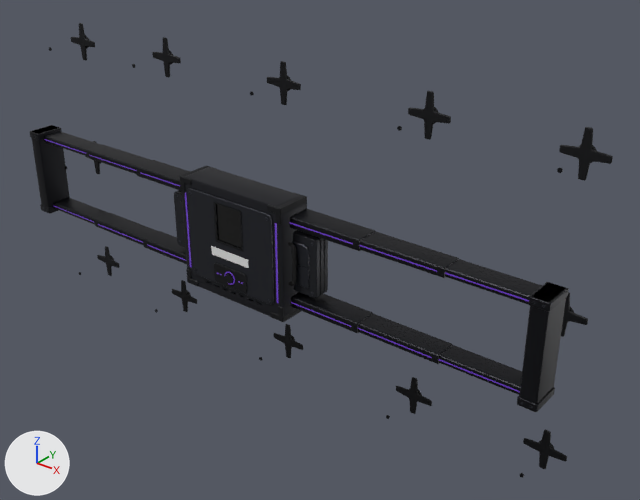
Before and after pictures for a commit that changed the glTF model gadgets/crx7-wallseal/crx7-wallseal-xl.glb.
Before and after are seen from a 50 mm camera at (3.35, -3.58, 3.27) aimed at (0.31, 0.22, 0.91). Every picture has the same lights, and +X, +Y and +Z are marked at lower left. The picture after the commit comes second. Both versions are drawn at frame 22 of the action 'deploy'; the numbers are the values there.

In view in the first picture: 'beam_bottom_right_1_tube', 'beam_bottom_right_2_tube', 'beam_bottom_right_3_tube', 'beam_top_left_2_tube', 'beam_top_right_1_tube', 'beam_top_right_2_tube', 'beam_top_right_3_tube', 'core_bezel', 'core_housing', 'panel_plate.015', 'rail_left_sleeve', 'rail_right_sleeve' and 41 more.
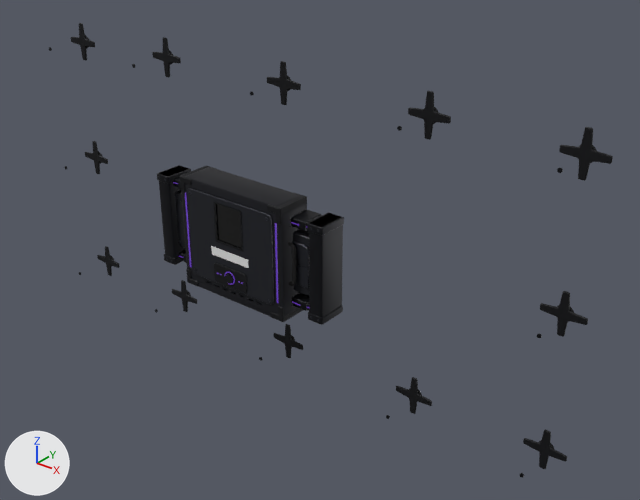
Not drawn themselves, but carrying or shaping drawn objects: ob_rail_left, ob_rail_right, ob_beam_top_left_1, ob_beam_top_left_2, ob_beam_top_left_3, ob_beam_top_right_1, ob_beam_top_right_2, ob_beam_top_right_3, ob_beam_bottom_left_1, ob_beam_bottom_left_2, ob_beam_bottom_left_3, ob_beam_bottom_right_1, ob_beam_bottom_right_2, ob_beam_bottom_right_3.

Boxes (x1, y1, x2, y2) around the edits, measured in the pictures (640 x 500 px):
'rail_right_sleeve', moved
    before: (517, 282, 569, 412)
    after: (307, 212, 344, 325)
'rail_left_sleeve', moved
    before: (30, 125, 70, 214)
    after: (157, 165, 191, 265)
'beam_top_right_2_tube', moved
    before: (360, 231, 459, 278)
    after: (291, 210, 321, 231)
'beam_bottom_right_2_tube', moved
    before: (358, 314, 452, 364)
    after: (292, 293, 309, 311)
'beam_top_right_3_tube', moved (mostly hidden afterwards)
    before: (445, 259, 542, 305)
    after: (306, 215, 322, 230)
'beam_bottom_right_3_tube', moved (mostly hidden afterwards)
    before: (439, 345, 522, 395)
    after: (307, 302, 309, 310)
'beam_top_right_1_tube', moved
    before: (290, 209, 375, 251)
    after: (290, 209, 307, 228)
'beam_bottom_right_1_tube', moved
    before: (291, 292, 373, 333)
    after: (291, 292, 300, 307)
'beam_bottom_left_2_tube', moved
    before: (94, 213, 159, 246)
    after: (183, 253, 187, 263)
'beam_top_left_2_tube', moved
    before: (86, 144, 152, 174)
    after: (178, 179, 180, 189)
'beam_top_left_1_tube', moved (not visible afterwards)
    before: (136, 160, 190, 191)
'beam_bottom_left_1_tube', moved (not visible afterwards)
    before: (143, 231, 187, 264)
'beam_bottom_left_3_tube', moved (mostly hidden afterwards)
    before: (53, 197, 108, 225)
    after: (179, 249, 186, 260)
'beam_top_left_3_tube', moved (mostly hidden afterwards)
    before: (44, 131, 101, 156)
    after: (173, 177, 180, 187)
'beam_top_right_3_led', moved (not visible afterwards)
    before: (445, 272, 529, 302)
'beam_bottom_right_3_led', moved (not visible afterwards)
    before: (439, 359, 520, 393)
'beam_bottom_right_2_led', moved
    before: (358, 328, 432, 358)
    after: (292, 301, 300, 306)
'beam_top_right_2_led', moved (not visible afterwards)
    before: (360, 245, 437, 272)
'beam_top_right_1_led', moved (not visible afterwards)
    before: (290, 222, 353, 245)
'beam_bottom_right_1_led', moved (not visible afterwards)
    before: (291, 302, 351, 327)
'beam_top_left_3_led', moved (not visible afterwards)
    before: (44, 139, 86, 154)
'beam_top_left_2_led', moved (not visible afterwards)
    before: (90, 155, 136, 171)
'beam_bottom_left_2_led', moved (not visible afterwards)
    before: (98, 224, 143, 243)
'beam_bottom_left_3_led', moved (not visible afterwards)
    before: (53, 205, 94, 222)
'beam_top_left_1_led', moved (not visible afterwards)
    before: (140, 172, 180, 186)
'beam_bottom_left_1_led', moved (not visible afterwards)
    before: (147, 244, 186, 261)
'rail_right_sleeve_bolts', moved
    before: (521, 301, 545, 408)
    after: (310, 227, 319, 321)

Diff of the bpy script that builds the scene:
```diff
--- a/gadgets/crx7-wallseal/crx7-wallseal-xl.glb.py
+++ b/gadgets/crx7-wallseal/crx7-wallseal-xl.glb.py
@@ ob_rail_left @@
 ob_rail_left.parent = ob_crx7_wallseal_xl
-ob_rail_left.location = (-1.917, 0.0, 1.0)
+ob_rail_left.location = (-0.601, 0.0, 1.0)
@@ ob_rail_right @@
 ob_rail_right.parent = ob_crx7_wallseal_xl
-ob_rail_right.location = (1.917, 0.0, 1.0)
+ob_rail_right.location = (0.601, 0.0, 1.0)
@@ ob_beam_top_left_1 @@
 ob_beam_top_left_1.parent = ob_beam_top
-ob_beam_top_left_1.location = (-0.592, 0.0, 0.0)
+ob_beam_top_left_1.location = (-0.118, 0.0, 0.0)
@@ ob_beam_top_left_2 @@
 ob_beam_top_left_2.parent = ob_beam_top
-ob_beam_top_left_2.location = (-1.107, 0.0, 0.0)
+ob_beam_top_left_2.location = (-0.22, 0.0, 0.0)
@@ ob_beam_top_left_3 @@
 ob_beam_top_left_3.parent = ob_beam_top
-ob_beam_top_left_3.location = (-1.623, 0.0, 0.0)
+ob_beam_top_left_3.location = (-0.322, 0.0, 0.0)
@@ ob_beam_top_right_1 @@
 ob_beam_top_right_1.parent = ob_beam_top
-ob_beam_top_right_1.location = (0.592, 0.0, 0.0)
+ob_beam_top_right_1.location = (0.118, 0.0, 0.0)
@@ ob_beam_top_right_2 @@
 ob_beam_top_right_2.parent = ob_beam_top
-ob_beam_top_right_2.location = (1.107, 0.0, 0.0)
+ob_beam_top_right_2.location = (0.22, 0.0, 0.0)
@@ ob_beam_top_right_3 @@
 ob_beam_top_right_3.parent = ob_beam_top
-ob_beam_top_right_3.location = (1.623, 0.0, 0.0)
+ob_beam_top_right_3.location = (0.322, 0.0, 0.0)
@@ ob_beam_bottom_left_1 @@
 ob_beam_bottom_left_1.parent = ob_beam_bottom
-ob_beam_bottom_left_1.location = (-0.592, 0.0, 0.0)
+ob_beam_bottom_left_1.location = (-0.118, 0.0, 0.0)
@@ ob_beam_bottom_left_2 @@
 ob_beam_bottom_left_2.parent = ob_beam_bottom
-ob_beam_bottom_left_2.location = (-1.107, 0.0, 0.0)
+ob_beam_bottom_left_2.location = (-0.22, 0.0, 0.0)
@@ ob_beam_bottom_left_3 @@
 ob_beam_bottom_left_3.parent = ob_beam_bottom
-ob_beam_bottom_left_3.location = (-1.623, 0.0, 0.0)
+ob_beam_bottom_left_3.location = (-0.322, 0.0, 0.0)
@@ ob_beam_bottom_right_1 @@
 ob_beam_bottom_right_1.parent = ob_beam_bottom
-ob_beam_bottom_right_1.location = (0.592, 0.0, 0.0)
+ob_beam_bottom_right_1.location = (0.118, 0.0, 0.0)
@@ ob_beam_bottom_right_2 @@
 ob_beam_bottom_right_2.parent = ob_beam_bottom
-ob_beam_bottom_right_2.location = (1.107, 0.0, 0.0)
+ob_beam_bottom_right_2.location = (0.22, 0.0, 0.0)
@@ ob_beam_bottom_right_3 @@
 ob_beam_bottom_right_3.parent = ob_beam_bottom
-ob_beam_bottom_right_3.location = (1.623, 0.0, 0.0)
+ob_beam_bottom_right_3.location = (0.322, 0.0, 0.0)
```
